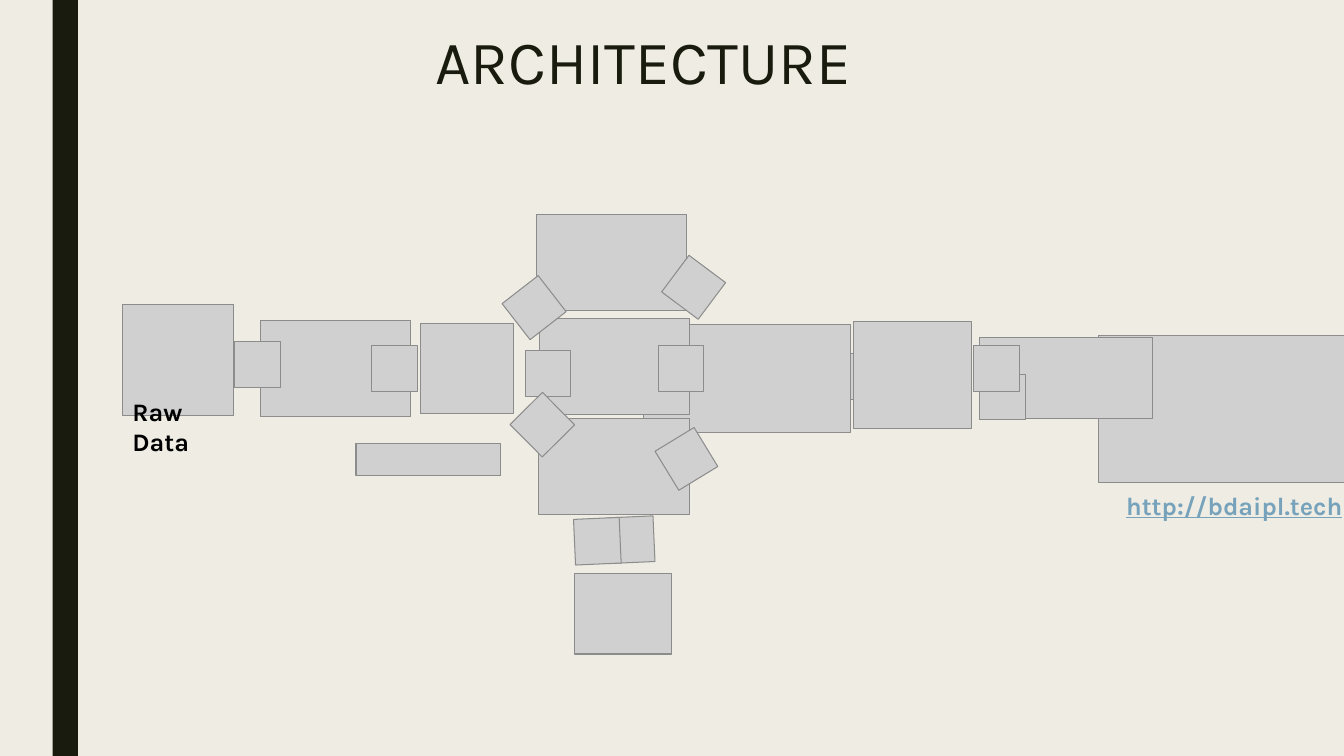
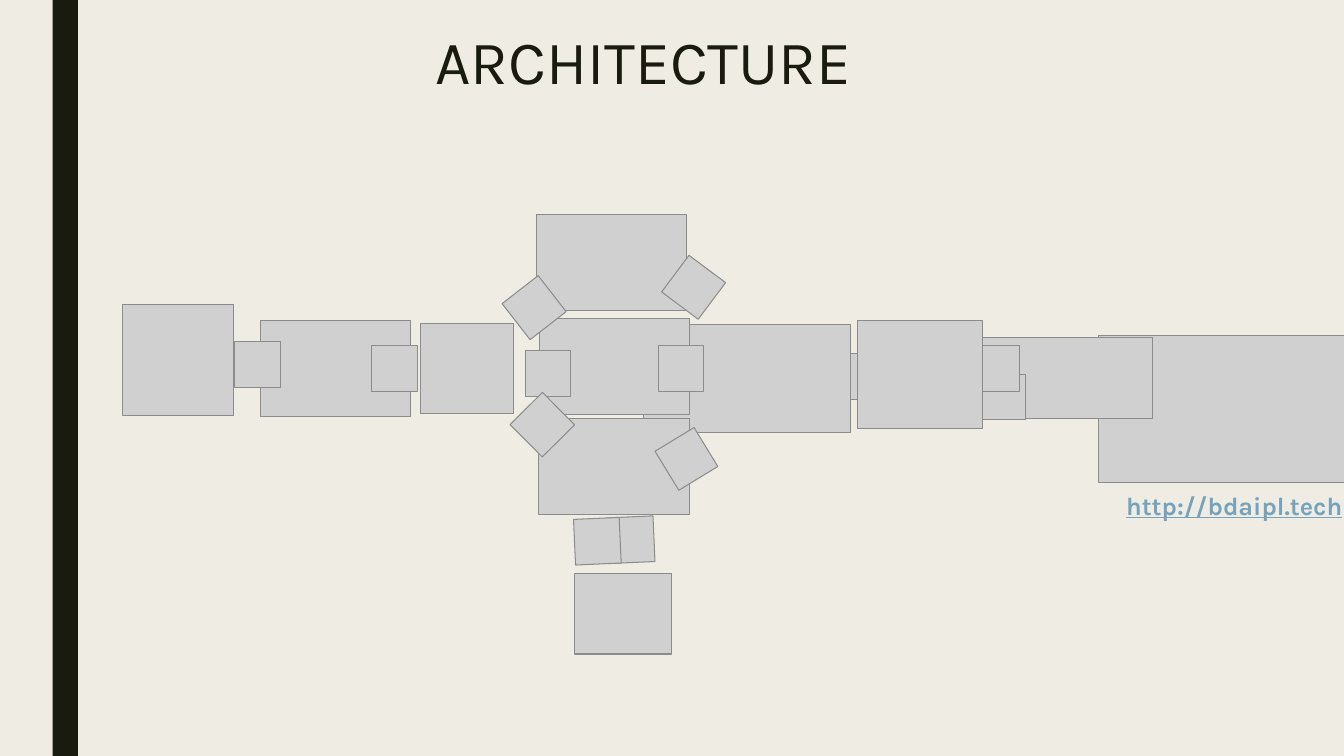
Before and after one commit to CUBigDataClass/Indian-Premier-League, a slide deck: slide 3 of Data Analysis & Visualisations of IPL.pptx. Drawn at 1344x756 pixels with LibreOffice and Linux fonts; fonts in the diff are those of the drawing; grey boxes stand for pictures. Boxes give left, top, right and bottom in pixels: in the first picture for what was removed or moved away, otherwise in the second. Text is boxed around its words. In the diff, an @@ line names an element or a change of style, - is before the commit and + after.

```diff
--- a/Data Analysis & Visualisations of IPL.pptx
+++ b/Data Analysis & Visualisations of IPL.pptx
@@ picture: place and size @@
-picture at (854, 322, 972, 430)
+picture at (858, 321, 983, 429)
@@ text removed at (132, 404, 189, 452) @@
-Raw Data
@@ picture removed at (356, 444, 501, 475) @@
```
Also in this commit, not shown: 1 other slide changed, 1 other file.
